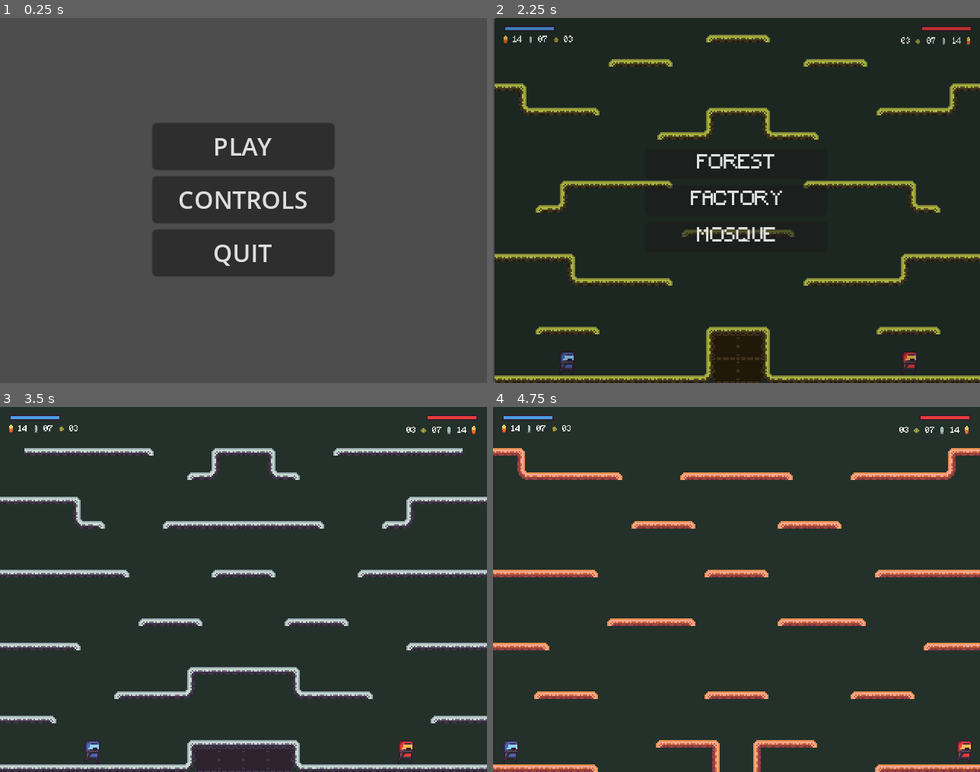
Above: before the commit, frames 1-4 (two rows, left to right).
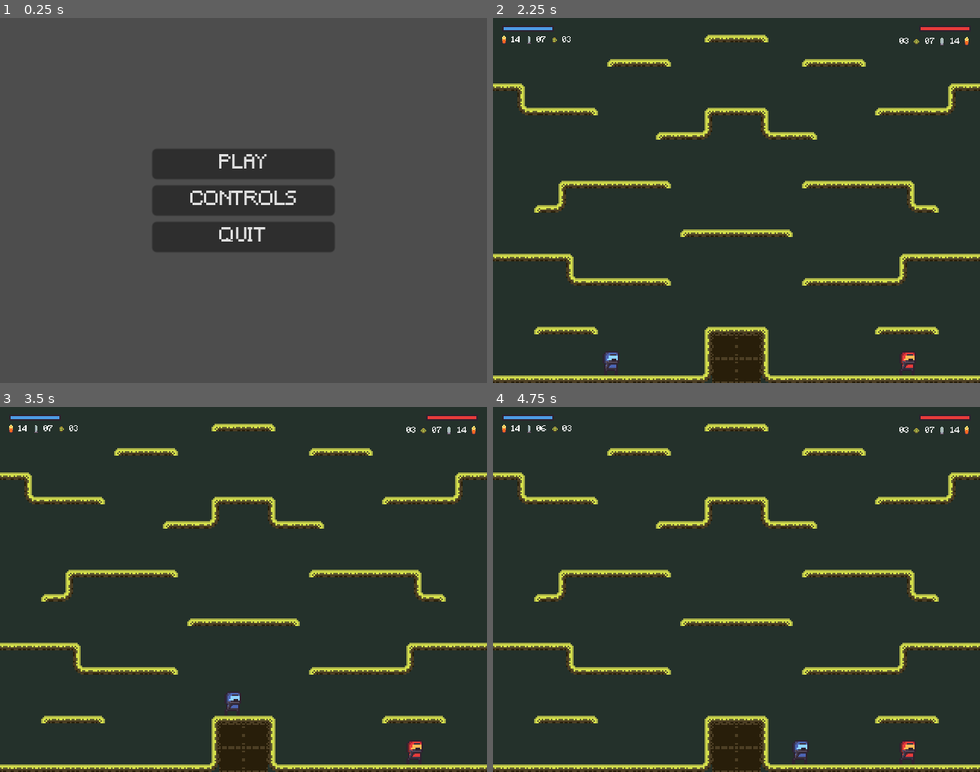
Above: after the commit, the same moments.

Repository: dm1nh/gunbattle
Game: Godot game, scene res://scenes/main_menu.tscn
Two runs of this game, one before a commit and one after it. Both use one fixed random seed, a clock stepped at 60 frames per second and the inputs below.
Inputs (mouse positions are in pixels of both pictures, inside the frame that each line leads up to):
- Up to frame 1 (0.25 s): no input
- Up to frame 2 (2.25 s): click "PLAY" at 0.5 s; click "FOREST" at 1.25 s; tap Enter at 2 s; move the mouse to (843, 182) at 2.02 s; hold D (b_right) from 2.03 s (still down); tap Space (space) at 2.1 s
- Up to frame 3 (3.5 s): tap W (b_jump) at 2.27 s; release D (b_right) at 2.75 s; click (243, 589) at 2.75 s, where only the run before the commit has a clickable "FACTORY"
- Up to frame 4 (4.75 s): move the mouse to (639, 607) at 3.52 s; hold D (b_right) 3.53-4.25 s; tap F (b_fire) at 3.6 s; tap W (b_jump) at 3.77 s; tap Space (space) at 3.8 s; click (736, 626) at 4.25 s, where only the run before the commit has a clickable "MOSQUE"

The runs differ from the first frame. In frame 1, 7.9% of the frame differs, in the area x 31-69%, y 28-71%; in frame 2, 8.0%; in frame 3, 16%, in the area x 0-100%, y 4-100%; in frame 4, 16%.

Commit message:
fix: remove space input from main scene

Diff:
--- a/scenes/main.gd
+++ b/scenes/main.gd
@@ -12,10 +12,6 @@
 	for player in get_tree().get_nodes_in_group("players"):
 		player.connect("fire", _on_player_fire)
 		player.connect("throw_grenade", _on_player_throw_grenade)
-
-func _process(_delta):
-	if Input.is_action_just_pressed("space"):
-		get_tree().change_scene_to_file("res://scenes/map_selection.tscn")
 
 func _on_player_fire(pos: Vector2, dir: Vector2, stats: Weapon):
 	if stats.spread == 3:
--- a/scenes/main_menu.tscn
+++ b/scenes/main_menu.tscn
@@ -1,6 +1,7 @@
-[gd_scene load_steps=2 format=3 uid="uid://de6nli1r4s5fw"]
+[gd_scene load_steps=3 format=3 uid="uid://de6nli1r4s5fw"]
 
 [ext_resource type="Script" path="res://scenes/main_menu.gd" id="1_m6p4u"]
+[ext_resource type="FontFile" uid="uid://bh6ls3ib0ioar" path="res://fonts/Minecraft.ttf" id="2_hrw03"]
 
 [node name="MainMenu" type="Control"]
 layout_mode = 3
@@ -31,14 +32,20 @@
 
 [node name="PlayButton" type="Button" parent="MarginContainer/VBoxContainer"]
 layout_mode = 2
+theme_override_fonts/font = ExtResource("2_hrw03")
+theme_override_font_sizes/font_size = 12
 text = "PLAY"
 
 [node name="ControlsButton" type="Button" parent="MarginContainer/VBoxContainer"]
 layout_mode = 2
+theme_override_fonts/font = ExtResource("2_hrw03")
+theme_override_font_sizes/font_size = 12
 text = "CONTROLS"
 
 [node name="QuitButton" type="Button" parent="MarginContainer/VBoxContainer"]
 layout_mode = 2
+theme_override_fonts/font = ExtResource("2_hrw03")
+theme_override_font_sizes/font_size = 12
 text = "QUIT"
 
 [connection signal="pressed" from="MarginContainer/VBoxContainer/PlayButton" to="." method="_on_play_button_pressed"]
